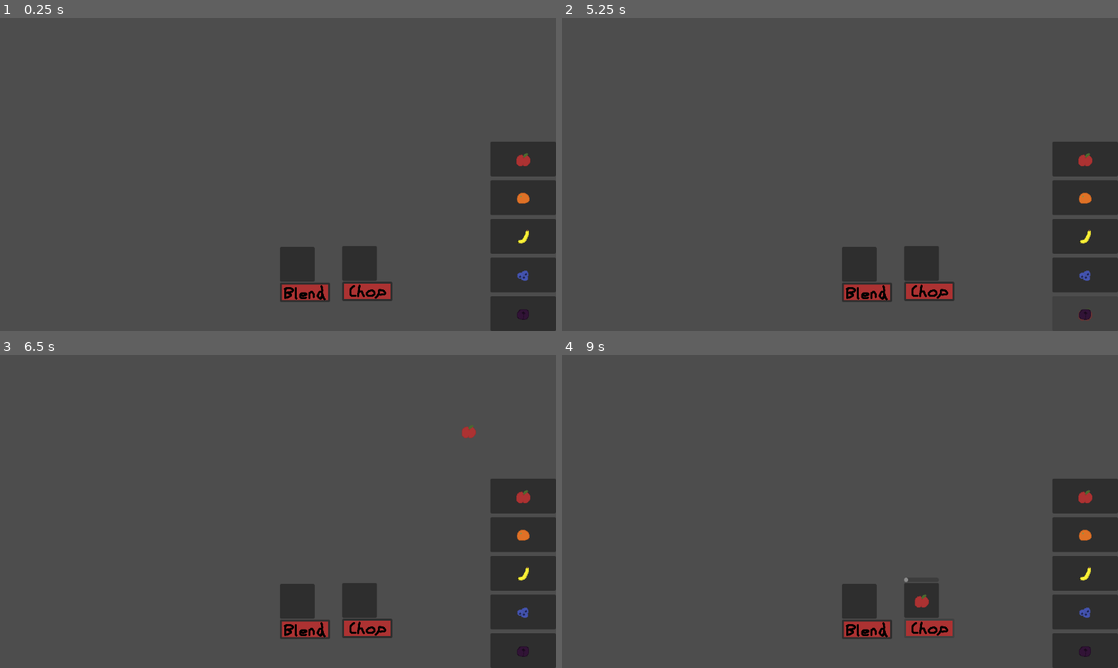
Above: before the commit, frames 1-4 (two rows, left to right).
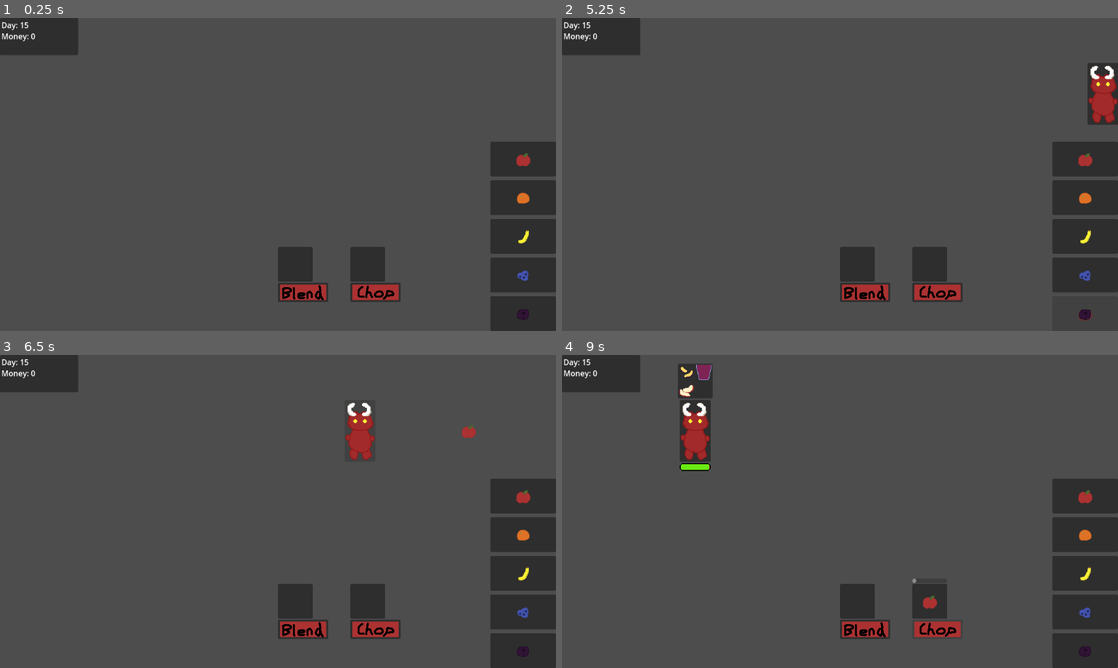
Above: after the commit, the same moments.

Repository: Tyger8540/FruitOfAllEvil
Game: Godot game, scene res://scenes/world.tscn
Two runs of this game, one before a commit and one after it. Both use one fixed random seed, a clock stepped at 60 frames per second and the inputs below.
Inputs (mouse positions are in pixels of both pictures, inside the frame that each line leads up to; where the layout moved, square brackets give the same spot in the first picture):
- Up to frame 1 (0.25 s): no input
- Up to frame 2 (5.25 s): click (928, 265) [923, 262] at 0.5 s; click (856, 265) at 1.25 s; click (1084, 158) at 2 s; click (1084, 196) at 2.75 s; click (1084, 237) at 3.5 s; click (1084, 274) at 4.25 s; click (1084, 312) at 5 s
- Up to frame 3 (6.5 s): click (467, 430) at 5.77 s
- Up to frame 4 (9 s): click (928, 627) at 6.52 s; click (928, 602) [923, 599] at 7.25 s; click (706, 430) at 8.02 s; click (928, 627) at 8.77 s

The runs differ from the first frame. In frame 1, 2.7% of the frame differs, in the area x 0-72%, y 0-91%; in frame 2, 3.8%; in frame 3, 3.4%; in frame 4, 4.6%.
Error before the commit: Invalid type in function 'create_customer' in base 'Node2D (CustomerManager)'. Cannot convert argument 1 from Nil to int. (res://scripts/customer_manager.gd:49)

Commit message:
Added Patience Mechanics & Implemented Days in Gameplay

Diff:
--- a/scenes/customer.tscn
+++ b/scenes/customer.tscn
@@ -1,47 +1,75 @@
-[gd_scene load_steps=7 format=3 uid="uid://dhguxfqqurpyb"]
+[gd_scene load_steps=10 format=3 uid="uid://dhguxfqqurpyb"]
 
 [ext_resource type="Script" path="res://scripts/customer_button.gd" id="1_m2x0k"]
 [ext_resource type="Script" path="res://scripts/customer.gd" id="1_rovlt"]
+[ext_resource type="Texture2D" uid="uid://chufwn1w4psc3" path="res://placeholder_art/PatienceBarBlack.png" id="3_ii5k2"]
+[ext_resource type="Texture2D" uid="uid://dyktve25xmkxg" path="res://placeholder_art/PatienceBarRed.png" id="4_8jrjm"]
 [ext_resource type="Texture2D" uid="uid://c4t46sm5fwvky" path="res://art/customers/Demon.png" id="4_frltw"]
+[ext_resource type="Texture2D" uid="uid://dor5ptyvfxrbl" path="res://placeholder_art/PatienceBarGreen.png" id="4_if1ix"]
 [ext_resource type="Texture2D" uid="uid://dqkhmo51pfv3e" path="res://placeholder_art/Checkmark.png" id="7_2eesi"]
 
 [sub_resource type="StyleBoxEmpty" id="StyleBoxEmpty_2b33s"]
 
 [sub_resource type="RectangleShape2D" id="RectangleShape2D_b204h"]
-size = Vector2(76, 152)
+size = Vector2(64, 128)
 
 [node name="Customer" type="CharacterBody2D"]
 script = ExtResource("1_rovlt")
 
 [node name="CustomerButton" type="Button" parent="."]
-offset_left = -38.0
-offset_top = -130.0
-offset_right = 38.0
-offset_bottom = 22.0
+offset_left = -32.0
+offset_top = -118.0
+offset_right = 32.0
+offset_bottom = 10.0
 theme_override_styles/focus = SubResource("StyleBoxEmpty_2b33s")
 script = ExtResource("1_m2x0k")
 
-[node name="TextureProgressBar" type="TextureProgressBar" parent="CustomerButton"]
+[node name="RedPatienceBar" type="TextureProgressBar" parent="CustomerButton"]
+visible = false
 layout_mode = 0
-offset_top = -90.0
-offset_right = 76.0
-offset_bottom = -81.0
-tint_under = Color(0.176471, 0.176471, 0.176471, 1)
-tint_progress = Color(0, 0.807843, 0, 1)
+offset_top = 131.0
+offset_right = 32.0
+offset_bottom = 139.0
+scale = Vector2(2, 2)
+value = 100.0
+texture_under = ExtResource("3_ii5k2")
+texture_progress = ExtResource("4_8jrjm")
+
+[node name="GreenPatienceBar" type="TextureProgressBar" parent="CustomerButton"]
+visible = false
+layout_mode = 0
+offset_top = 131.0
+offset_right = 32.0
+offset_bottom = 139.0
+scale = Vector2(2, 2)
+value = 100.0
+texture_progress = ExtResource("4_if1ix")
+
+[node name="RedPatienceTimer" type="Timer" parent="CustomerButton"]
+one_shot = true
+
+[node name="GreenPatienceTimer" type="Timer" parent="CustomerButton"]
+one_shot = true
 
 [node name="Panel" type="Panel" parent="CustomerButton"]
 visible = false
-layout_mode = 0
-offset_top = -79.0
-offset_right = 76.0
-offset_bottom = -3.0
+layout_mode = 1
+anchors_preset = -1
+anchor_left = -0.062
+anchor_top = -0.023
+anchor_right = -0.062
+anchor_bottom = -0.023
+offset_left = -0.0319998
+offset_top = -72.056
+offset_right = 71.968
+offset_bottom = -0.0559998
 
 [node name="ItemGrid" type="GridContainer" parent="CustomerButton/Panel"]
 layout_mode = 0
-offset_left = 4.0
-offset_top = 4.0
-offset_right = 72.0
-offset_bottom = 72.0
+offset_left = 2.0
+offset_top = 2.0
+offset_right = 70.0
+offset_bottom = 70.0
 columns = 2
 
 [node name="Slot1" type="TextureRect" parent="CustomerButton/Panel/ItemGrid"]
@@ -59,37 +87,37 @@
 [node name="Checkmark1" type="TextureRect" parent="CustomerButton/Panel"]
 visible = false
 layout_mode = 2
-offset_left = 4.0
-offset_top = 4.0
-offset_right = 36.0
-offset_bottom = 36.0
+offset_left = 2.0
+offset_top = 2.0
+offset_right = 34.0
+offset_bottom = 34.0
 texture = ExtResource("7_2eesi")
 
 [node name="Checkmark2" type="TextureRect" parent="CustomerButton/Panel"]
 visible = false
 layout_mode = 2
-offset_left = 40.0
-offset_top = 4.0
-offset_right = 72.0
-offset_bottom = 36.0
+offset_left = 38.0
+offset_top = 2.0
+offset_right = 70.0
+offset_bottom = 34.0
 texture = ExtResource("7_2eesi")
 
 [node name="Checkmark3" type="TextureRect" parent="CustomerButton/Panel"]
 visible = false
 layout_mode = 2
-offset_left = 4.0
-offset_top = 40.0
-offset_right = 36.0
-offset_bottom = 72.0
+offset_left = 2.0
+offset_top = 38.0
+offset_right = 34.0
+offset_bottom = 70.0
 texture = ExtResource("7_2eesi")
 
 [node name="Checkmark4" type="TextureRect" parent="CustomerButton/Panel"]
 visible = false
 layout_mode = 2
-offset_left = 40.0
-offset_top = 40.0
-offset_right = 72.0
-offset_bottom = 72.0
+offset_left = 38.0
+offset_top = 38.0
+offset_right = 70.0
+offset_bottom = 70.0
 texture = ExtResource("7_2eesi")
 
 [node name="Label" type="Label" parent="CustomerButton/Panel"]
@@ -108,7 +136,7 @@
 
 [node name="Sprite2D" type="Sprite2D" parent="."]
 position = Vector2(9.53674e-07, -54)
-scale = Vector2(2.5, 2.5)
+scale = Vector2(2, 2)
 texture = ExtResource("4_frltw")
 
 [node name="CollisionShape2D" type="CollisionShape2D" parent="."]
@@ -116,4 +144,6 @@
 shape = SubResource("RectangleShape2D_b204h")
 
 [connection signal="button_up" from="CustomerButton" to="CustomerButton" method="_on_button_up"]
+[connection signal="timeout" from="CustomerButton/RedPatienceTimer" to="." method="_on_red_patience_timer_timeout"]
+[connection signal="timeout" from="CustomerButton/GreenPatienceTimer" to="." method="_on_green_patience_timer_timeout"]
 [connection signal="timeout" from="CustomerButton/LeaveTimer" to="CustomerButton" method="_on_leave_timer_timeout"]
--- a/scenes/world.tscn
+++ b/scenes/world.tscn
@@ -10,6 +10,7 @@
 [ext_resource type="Texture2D" uid="uid://ci04814knhh8k" path="res://art/fruit/Banana.png" id="7_m1uln"]
 [ext_resource type="Texture2D" uid="uid://c5juappyqcdik" path="res://art/fruit/Blueberries.png" id="8_ggxtx"]
 [ext_resource type="Texture2D" uid="uid://2v4o3pbq7le5" path="res://art/fruit/Plum.png" id="9_366gr"]
+[ext_resource type="Script" path="res://scripts/gui.gd" id="11_jjuhh"]
 
 [node name="World" type="Node2D"]
 
@@ -30,26 +31,23 @@
 script = ExtResource("7_663xw")
 
 [node name="CustomerTimer" type="Timer" parent="CustomerManager"]
-wait_time = 2.0
+wait_time = 10.0
 one_shot = true
-autostart = true
 
 [node name="WaveManager" type="Node2D" parent="."]
 unique_name_in_owner = true
 script = ExtResource("3_5808l")
 
 [node name="CuttingBoardButton" parent="." instance=ExtResource("5_dsf6q")]
-offset_left = 133.0
-offset_top = 148.0
-offset_right = 205.0
-offset_bottom = 220.0
+offset_left = 150.0
+offset_top = 150.0
+offset_right = 222.0
+offset_bottom = 222.0
 is_chop = true
 action_speed = 2.0
 
 [node name="BlenderButton" parent="." instance=ExtResource("5_dsf6q")]
-offset_left = 4.0
 offset_top = 150.0
-offset_right = 76.0
 offset_bottom = 222.0
 is_blend = true
 action_speed = 5.0
@@ -93,5 +91,28 @@
 icon = ExtResource("9_366gr")
 fruit = 4
 
+[node name="GUI" type="Panel" parent="."]
+offset_left = -576.0
+offset_top = -324.0
+offset_right = -414.0
+offset_bottom = -247.0
+script = ExtResource("11_jjuhh")
+
+[node name="Day" type="Label" parent="GUI"]
+layout_mode = 0
+offset_left = 3.0
+offset_top = 3.0
+offset_right = 160.0
+offset_bottom = 26.0
+text = "Day: #"
+
+[node name="Money" type="Label" parent="GUI"]
+layout_mode = 0
+offset_left = 3.0
+offset_top = 26.0
+offset_right = 160.0
+offset_bottom = 49.0
+text = "Money: $"
+
 [connection signal="toggled" from="ToggleButton" to="ToggleButton" method="_on_toggled"]
 [connection signal="timeout" from="CustomerManager/CustomerTimer" to="CustomerManager" method="_on_customer_timer_timeout"]
--- a/scripts/customer.gd
+++ b/scripts/customer.gd
@@ -2,21 +2,34 @@
 extends CharacterBody2D
 
 
-const SPEED = 200.0
+const SPEED = 300.0
 
 var stand_position: Vector2
 var customer_index: int
 
 var difficulty:= 1
+var patience:= 1
+
+var sell_value:= 0
 
 @onready var panel: Panel = $CustomerButton/Panel
 
+@onready var green_patience_bar: TextureProgressBar = $CustomerButton/GreenPatienceBar
+@onready var red_patience_bar: TextureProgressBar = $CustomerButton/RedPatienceBar
+
+@onready var green_patience_timer: Timer = $CustomerButton/GreenPatienceTimer
+@onready var red_patience_timer: Timer = $CustomerButton/RedPatienceTimer
 
 func _ready() -> void:
 	SignalManager.customer_left.connect(on_customer_left)
 
 
-func _physics_process(delta: float) -> void:
+func _process(delta: float) -> void:
+	if green_patience_bar.visible and green_patience_bar.value > 0 and !green_patience_timer.is_stopped():
+		green_patience_bar.value = green_patience_timer.time_left
+	elif !red_patience_timer.is_stopped():
+		red_patience_bar.value = red_patience_timer.time_left
+
 	if position.x > stand_position.x:
 		position.x = move_toward(position.x, stand_position.x, SPEED * delta)
 	elif position.x < stand_position.x:
@@ -25,14 +38,19 @@
 		# set the order panel once the customer reaches their stand_position, if panel not already visible
 		if !panel.visible:
 			panel.visible = true
+			green_patience_bar.visible = true
+			red_patience_bar.visible = true
+			green_patience_timer.start()
 	move_and_slide()
 
 
-func initialize(texture: Texture2D, difficulty_level: int, new_customer_index: int) -> void:
+func initialize(texture: Texture2D, difficulty_level: int, patience_level: int, value: int, new_customer_index: int) -> void:
 	$Sprite2D.texture = texture
 	difficulty = difficulty_level
+	patience = patience_level
+	sell_value = value
 	customer_index = new_customer_index
-	print("customer index: " + str(customer_index))
+	set_patience_timers()
 	set_stand_position(customer_index)
 	form_options()
 
@@ -44,6 +62,13 @@
 
 func set_stand_position(index: int) -> void:
 	stand_position = Vector2(-915.0 + (index * 150), 0.0)
+
+
+func set_patience_timers() -> void:
+	green_patience_timer.wait_time = 32.0 - (2 * patience)
+	green_patience_bar.max_value = green_patience_timer.wait_time
+	red_patience_timer.wait_time = 2 * green_patience_timer.wait_time
+	red_patience_bar.max_value = red_patience_timer.wait_time
 
 
 func on_customer_left(index: int) -> void:
@@ -105,7 +130,6 @@
 		fruits.append(get_random_fruit(i))
 		grab_types.append(get_random_grab_type(num_grab_types))
 		textures.append(get_texture(fruits.back(), grab_types.back()))
-		print("Slot " + str(entry) + ": " + str(fruits.back()) + ", " + str(grab_types.back()))
 	$CustomerButton.set_grid(textures, fruits, grab_types)
 
 
@@ -178,3 +202,13 @@
 				Enums.Grabbable_Type.BLENDED_FRUIT:
 					return Globals.BLENDED_PLUM
 	return null
+
+
+func _on_green_patience_timer_timeout() -> void:
+	# remove the reward gained from completing this customer's order
+	red_patience_timer.start()
+
+
+func _on_red_patience_timer_timeout() -> void:
+	# deal damage to the player or make player lose a life or something
+	pass # Replace with function body.
--- a/scripts/customer_button.gd
+++ b/scripts/customer_button.gd
@@ -7,10 +7,13 @@
 var fruit: Array[Enums.Fruit_Type]
 var grab_type: Array[Enums.Grabbable_Type]
 
+var late_order_strings: Array[String]
+
 # Called when the node enters the scene tree for the first time.
 func _ready() -> void:
 	slots = [$Panel/ItemGrid/Slot1, $Panel/ItemGrid/Slot2, $Panel/ItemGrid/Slot3, $Panel/ItemGrid/Slot4]
 	checkmarks = [$Panel/Checkmark1, $Panel/Checkmark2, $Panel/Checkmark3, $Panel/Checkmark4]
+	late_order_strings = ["I'll let it slide this time", "Thanks but I'm not paying you", "Speed it up", "Finally", "Took you long enough"]
 
 
 # Called every frame. 'delta' is the elapsed time since the previous frame.
@@ -35,7 +38,18 @@
 
 
 func start_leave_sequence() -> void:
-	print("start_leave_sequence")
+	if $GreenPatienceBar.value > 0:
+		$GreenPatienceTimer.stop()
+		if $GreenPatienceBar.value >= $GreenPatienceTimer.wait_time / 2:
+			$Panel/Label.text = "+" + str(get_parent().sell_value)
+			Globals.money += get_parent().sell_value
+		else:
+			$Panel/Label.text = "+" + str(get_parent().sell_value / 2)
+			Globals.money += get_parent().sell_value / 2
+	elif $RedPatienceBar.value > 0:
+		$RedPatienceTimer.stop()
+		var i = randi_range(0, late_order_strings.size() - 1)
+		$Panel/Label.text = late_order_strings[i]
 	$Panel/Label.visible = true
 	$LeaveTimer.start()
 
--- a/scripts/customer_manager.gd
+++ b/scripts/customer_manager.gd
@@ -6,6 +6,9 @@
 var customer_array: Array[Customer]
 var difficulty_queue: Array[int]
 var patience_queue: Array[int]
+var value_queue: Array[int]
+
+var day_started:= false
 
 @onready var customer_timer: Timer = $CustomerTimer
 
@@ -16,10 +19,12 @@
 
 # Called every frame. 'delta' is the elapsed time since the previous frame.
 func _process(delta: float) -> void:
-	pass
+	# Checks if the all customers for the day have left
+	if customer_array.is_empty() and difficulty_queue.is_empty() and day_started:
+		%WaveManager.finish_day()
 
 
-func create_customer(difficulty_level: int, patience_level: int) -> void:
+func create_customer(difficulty_level: int, patience_level: int, value: int) -> void:
 	var customer = CUSTOMER_SCENE.instantiate()
 	var customer_sprite: Texture2D
 	var i = randi_range(1, 2)
@@ -29,21 +34,25 @@
 		customer_sprite = load("res://art/customers/mehDemon2.png")
 	customer_array.append(customer)
 	add_child(customer)
-	customer.initialize(customer_sprite, difficulty_level, customer_array.size() - 1)
-	if customer_array.size() <= 4 and customer_timer.is_stopped():
+	customer.initialize(customer_sprite, difficulty_level, patience_level, value, customer_array.size() - 1)
+	if customer_array.size() <= 4 and customer_timer.is_stopped() and !difficulty_queue.is_empty():
 		customer_timer.start()
 
 
-func create_customer_queue(difficulty_array: Array[int], patience_array: Array[int]) -> void:
+func create_customer_queue(difficulty_array: Array[int], patience_array: Array[int], value_array: Array[int], waiting_time: float) -> void:
 	difficulty_queue = difficulty_array
 	patience_queue = patience_array
+	value_queue = value_array
+	customer_timer.wait_time = waiting_time
+	day_started = true
+	customer_timer.start()
 
 
 func on_customer_left(index: int) -> void:
 	customer_array.pop_at(index)
-	if customer_timer.is_stopped():
+	if customer_timer.is_stopped() and !difficulty_queue.is_empty():
 		customer_timer.start()
 
 
 func _on_customer_timer_timeout() -> void:
-	create_customer(difficulty_queue.pop_front(), patience_queue.pop_front())
+	create_customer(difficulty_queue.pop_front(), patience_queue.pop_front(), value_queue.pop_front())
--- a/scripts/globals.gd
+++ b/scripts/globals.gd
@@ -25,3 +25,5 @@
 var grabbable_sprite: CompressedTexture2D
 var grabbable_fruit_type: Enums.Fruit_Type
 var grabbable_grab_type: Enums.Grabbable_Type
+
+var money:= 0
--- /dev/null
+++ b/scripts/gui.gd
@@ -0,0 +1,13 @@
+class_name GUI
+extends Panel
+
+
+# Called when the node enters the scene tree for the first time.
+func _ready() -> void:
+	pass # Replace with function body.
+
+
+# Called every frame. 'delta' is the elapsed time since the previous frame.
+func _process(delta: float) -> void:
+	$Money.text = "Money: " + str(Globals.money)
+	$Day.text = "Day: " + str(%WaveManager.cur_day)
--- a/scripts/wave_manager.gd
+++ b/scripts/wave_manager.gd
@@ -3,12 +3,12 @@
 
 
 @export var num_days: int
-var cur_day:= 1
+var cur_day:= 15
 
 
 # Called when the node enters the scene tree for the first time.
 func _ready() -> void:
-	pass
+	start_day()
 
 
 # Called every frame. 'delta' is the elapsed time since the previous frame.
@@ -17,61 +17,125 @@
 
 
 func start_day() -> void:
+	var num_items: int
 	var difficulty_array: Array[int]
 	var patience_array: Array[int]
-	var difficulty_level: int
-	difficulty_level = randi_range(1, 12)  # CHANGE THIS TO BE SOMEWHAT RANDOM (BASED ON ROUND)
+	var value_array: Array[int]
+	var wait_time: float
 
+	# setup for every day (15 for demo)
 	match cur_day:
 		1:
+			num_items = 5
 			difficulty_array = [1, 1, 1, 1, 1]
 			patience_array = [1, 1, 1, 1, 1]
+			for i in range(0, num_items):
+				value_array.append(randi_range(2, 5))
+			print(value_array.size())
+			wait_time = 4.0
 		2:
+			num_items = 7
 			difficulty_array = [1, 2, 2, 4, 4, 5, 5]
 			patience_array = [1, 1, 1, 1, 1, 1, 1]
+			for i in range(0, num_items):
+				value_array.append(randi_range(2, 5))
+			wait_time = 5.0
 		3:
+			num_items = 10
 			difficulty_array = [1, 2, 3, 3, 6, 6, 3, 5, 6, 4]
 			patience_array = [1, 1, 1, 1, 1, 1, 1, 1, 1, 1]
+			for i in range(0, num_items):
+				value_array.append(randi_range(2, 5))
+			wait_time = 6.0
 		4:
+			num_items = 10
 			difficulty_array = [4, 5, 6, 5, 6, 4, 6, 4, 5, 5]
 			patience_array = [1, 2, 2, 1, 1, 2, 1, 2, 2, 2]
+			for i in range(0, num_items):
+				value_array.append(randi_range(3, 6))
+			wait_time = 6.5
 		5:
+			num_items = 12
 			difficulty_array = [3, 6, 2, 5, 3, 4, 5, 6, 1, 4, 3, 6]
 			patience_array = [2, 2, 3, 2, 3, 2, 2, 3, 2, 2, 3, 3]
+			for i in range(0, num_items):
+				value_array.append(randi_range(3, 6))
+			wait_time = 6.0
 		6:
+			num_items = 12
 			difficulty_array = [7, 4, 2, 6, 8, 5, 9, 3, 9, 7, 6, 8]
 			patience_array = [1, 3, 3, 2, 1, 2, 1, 3, 1, 1, 2, 1]
+			for i in range(0, num_items):
+				value_array.append(randi_range(3, 6))
+			wait_time = 5.5
 		7:
+			num_items = 15
 			difficulty_array = [9, 8, 7, 7, 9, 9, 8, 7, 8, 8, 9, 7, 8, 9, 7]
 			patience_array = [1, 1, 2, 2, 1, 1, 1, 2, 1, 1, 1, 2, 1, 1, 2]
+			for i in range(0, num_items):
+				value_array.append(randi_range(4, 7))
+			wait_time = 6.5
 		8:
+			num_items = 15
 			difficulty_array = [5, 9, 4, 1, 3, 9, 6, 8, 2, 8, 7, 6, 7, 4, 9]
 			patience_array = [3, 2, 3, 3, 3, 2, 3, 2, 3, 2, 2, 3, 2, 3, 2]
+			for i in range(0, num_items):
+				value_array.append(randi_range(4, 7))
+			wait_time = 5.0
 		9:
+			num_items = 10
 			difficulty_array = [10, 5, 8, 12, 6, 11, 10, 3, 7, 12]
 			patience_array = [1, 3, 3, 1, 3, 2, 2, 3, 3, 2]
+			for i in range(0, num_items):
+				value_array.append(randi_range(4, 7))
+			wait_time = 6.0
 		10:
+			num_items = 10
 			difficulty_array = [10, 12, 10, 11, 10, 12, 12, 11, 11, 10]
 			patience_array = [3, 2, 3, 2, 3, 2, 2, 2, 2, 3]
+			for i in range(0, num_items):
+				value_array.append(randi_range(5, 8))
+			wait_time = 7.0
 		11:
+			num_items = 15
 			difficulty_array = [1, 11, 9, 5, 11, 8, 12, 10, 7, 2, 10, 12, 6, 8, 11]
 			patience_array = [4, 2, 3, 4, 2, 3, 2, 2, 3, 4, 2, 2, 4, 3, 2]
+			for i in range(0, num_items):
+				value_array.append(randi_range(5, 8))
+			wait_time = 5.0
 		12:
+			num_items = 15
 			difficulty_array = [5, 9, 11, 7, 6, 12, 3, 8, 9, 10, 12, 4, 6, 8, 11]
 			patience_array = [4, 4, 3, 4, 4, 3, 4, 4, 4, 3, 3, 4, 4, 4, 3]
+			for i in range(0, num_items):
+				value_array.append(randi_range(5, 8))
+			wait_time = 4.5
 		13:
+			num_items = 17
 			difficulty_array = [3, 1, 2, 5, 1, 6, 2, 4, 3, 5, 2, 1, 4, 2, 1, 5, 3]
 			patience_array = [5, 5, 5, 4, 5, 4, 5, 5, 5, 4, 5, 5, 4, 5, 5, 4, 5]
+			for i in range(0, num_items):
+				value_array.append(randi_range(6, 9))
+			wait_time = 4.0
 		14:
+			num_items = 20
 			difficulty_array = [7, 10, 4, 9, 12, 11, 6, 8, 5, 10, 12, 7, 7, 11, 11, 4, 5, 12, 9, 10]
 			patience_array = [5, 4, 6, 5, 4, 4, 6, 5, 6, 4, 4, 5, 5, 4, 4, 6, 6, 4, 5, 4]
+			for i in range(0, num_items):
+				value_array.append(randi_range(6, 9))
+			wait_time = 6.0
 		15:
+			num_items = 20
 			difficulty_array = [9, 6, 12, 12, 12, 6, 6, 9, 6, 12, 9, 9, 6, 12, 6, 12, 12, 9, 6, 12]
 			patience_array = [6, 6, 5, 5, 5, 6, 6, 6, 6, 5, 6, 6, 6, 5, 6, 5, 5, 6, 6, 5]
+			for i in range(0, num_items):
+				value_array.append(randi_range(100, 1000))
+			wait_time = 5.0
 
-	SignalManager.day_started.emit(difficulty_array, patience_array)
+	%CustomerManager.create_customer_queue(difficulty_array, patience_array, value_array, wait_time)
 
 
 func finish_day() -> void:
 	cur_day += 1
-	pass
+	# LOGIC FOR SPENDING MONEY AND TIME IN BETWEEN ROUNDS WILL NEED TO GO HERE
+	start_day()
Binary file added: placeholder_art/PatienceBarBlack.png
Not shown, added: placeholder_art/PatienceBarBlack.png.import
Binary file added: placeholder_art/PatienceBarGreen.png
Not shown, added: placeholder_art/PatienceBarGreen.png.import
Binary file added: placeholder_art/PatienceBarRed.png
Not shown, added: placeholder_art/PatienceBarRed.png.import
Not shown: 1 places in scenes/world.tscn that only renumber resources
